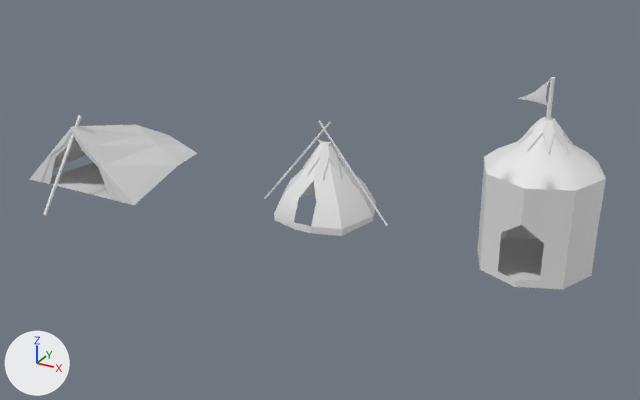
What one commit did to the Blender file Blends/Tent.blend.
Camera for both pictures: a camera (50 mm lens) standing at (3.34, -13.69, 7.13) and looking at (-3.94, -0.46, 0.52). Arrows for +X, +Y and +Z are at lower left; the lights stay in place.
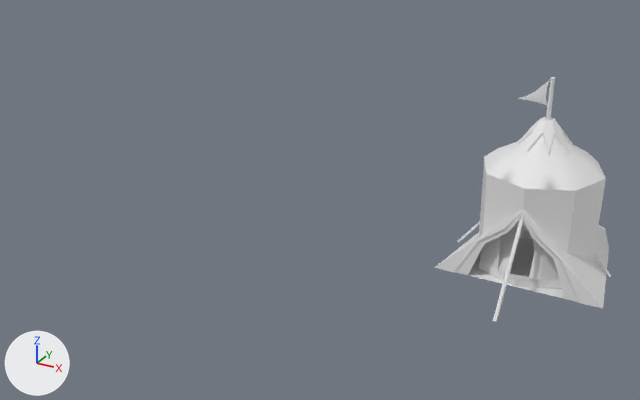
Boxes (x1, y1, x2, y2) around the edits, measured in the pictures (640 x 400 px):
'Cube', moved: before (30, 115, 197, 216); after (434, 209, 609, 323)
'Cylinder.001', moved: before (265, 120, 388, 236); after (457, 221, 611, 289)

The change in detail:
Object 'Cylinder.001' (ob_cylinder_001) moves from (-4.06, 0.0, 0.0) to (0.0, 0.0, 0.0).
Object 'Cube' (ob_cube) moves from (-9.0, -0.43, 0.0) to (0.0, 0.0, 0.0).
